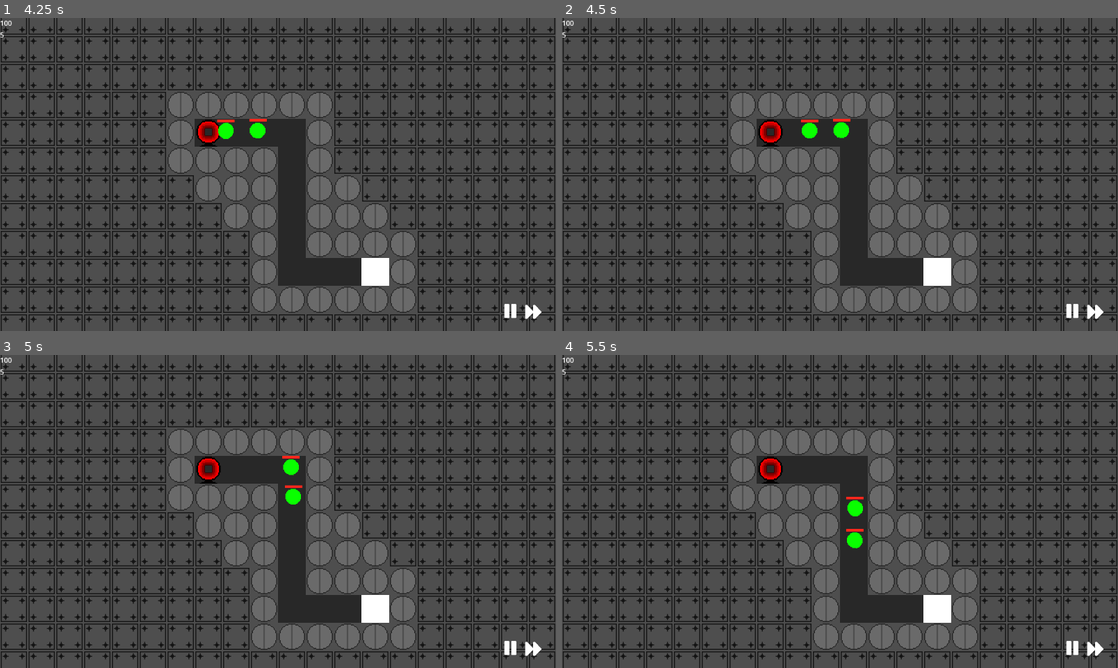
Above: before the commit, frames 1-4 (two rows, left to right).
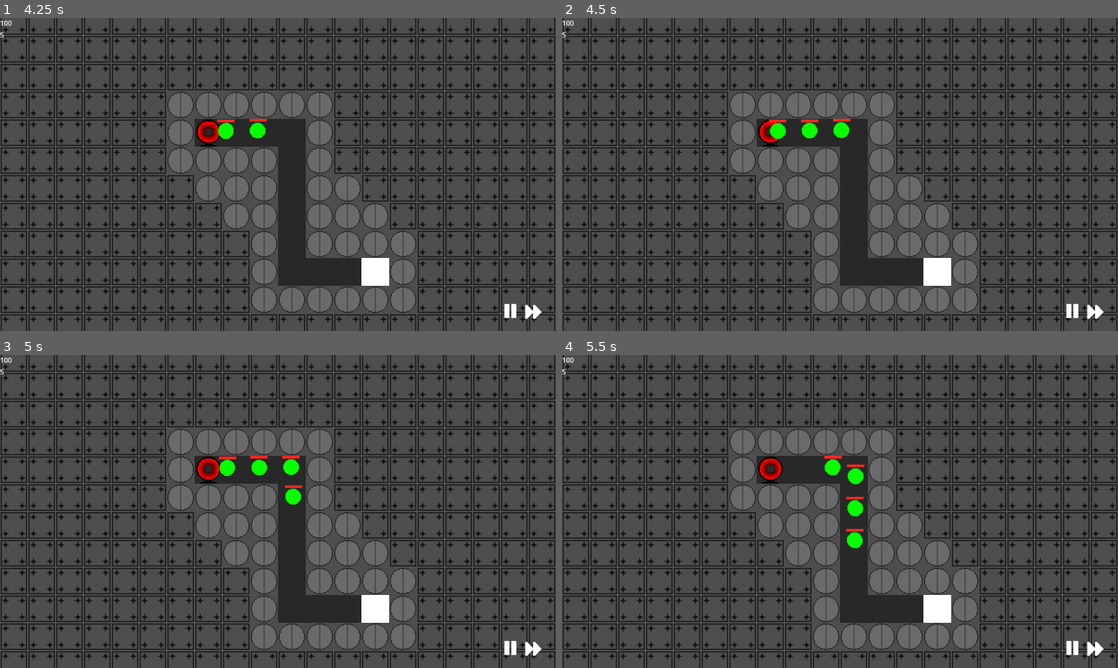
Above: after the commit, the same moments.

Repository: AdamBortt/2DTD
Game: Godot game, scene res://Scenes/scene_handler.tscn
Same seed, same stepped clock (60 frames per second), same inputs: the game is played once before the commit and once after it.
Inputs (mouse positions are in pixels of both pictures, inside the frame that each line leads up to):
- Up to frame 1 (4.25 s): click (278, 99) at 0.5 s; click (533, 312) at 1.25 s; click (533, 312) at 2 s; click (533, 312) at 2.75 s; click (511, 312) at 3.5 s
- Up to frame 2 (4.5 s): move the mouse to (962, 158) at 4.27 s; click (962, 158) at 4.35 s
- Up to frame 3 (5 s): no input
- Up to frame 4 (5.5 s): move the mouse to (728, 527) at 5.02 s; right-click (728, 527) at 5.1 s

Frame 1 is identical in both runs. In frame 2, 0.1% of the frame differs, in the area x 37-41%, y 32-39%; in frame 3, 0.3%; in frame 4, 0.3%, in the area x 47-55%, y 32-42%.

Commit message:
Adjusted enemeis_in_wave varialbe to count enemies remaining
Added a few more enemies to the wave

Diff:
--- a/Scenes/Enemies/normal_1.gd
+++ b/Scenes/Enemies/normal_1.gd
@@ -6,7 +6,7 @@
 var value = GameData.enemy_data["normal_1"]["value"]
 var damage = GameData.enemy_data["normal_1"]["damage"]
 
-signal give_money()
+signal enemy_destroyed_signal()
 
 @onready var health_bar = get_node("Healthbar")
 
@@ -30,5 +30,5 @@
 		on_destroy()
 
 func on_destroy():
-	emit_signal("give_money", value)
+	emit_signal("enemy_destroyed_signal", value)
 	queue_free()
--- a/Scenes/game_scene.gd
+++ b/Scenes/game_scene.gd
@@ -71,7 +71,7 @@
 	spawn_enemies(wave_data)
 
 func reterieve_wave_data():
-	var wave_data = [["Normal_1", 0.7], ["Normal_1", 0.1]]
+	var wave_data = [["Normal_1", 0.7], ["Normal_1", 0.7], ["Normal_1", 0.7], ["Normal_1", 0.7]]
 	current_wave += 1
 	enemies_in_wave = wave_data.size()
 	return wave_data
@@ -79,9 +79,15 @@
 func spawn_enemies(wave_data):
 	for i in wave_data:
 		var new_enemy = load("res://Scenes/Enemies/" + i[0] + ".tscn").instantiate()
-		new_enemy.connect("give_money", Callable(self, "add_money"))
+		new_enemy.connect("enemy_destroyed_signal", Callable(self, "enemy_destroyed"))
 		map_node.get_node("Path2D").add_child(new_enemy, true)
 		await(get_tree().create_timer(i[1]).timeout)
+
+func enemy_destroyed(value):
+	add_money(value)
+	enemies_in_wave = enemies_in_wave - 1
+	if enemies_in_wave == 0:
+		wave_completed()
 
 func add_money(value):
 	money_value = money_value + value
@@ -91,4 +97,8 @@
 func take_damage(damage):
 	health_value = health_value - damage
 	health_label.text = str(health_value)
+	enemies_in_wave = enemies_in_wave - 1
 	print("damage taken: ", damage)
+
+func wave_completed():
+	print("wave_destroyed")
